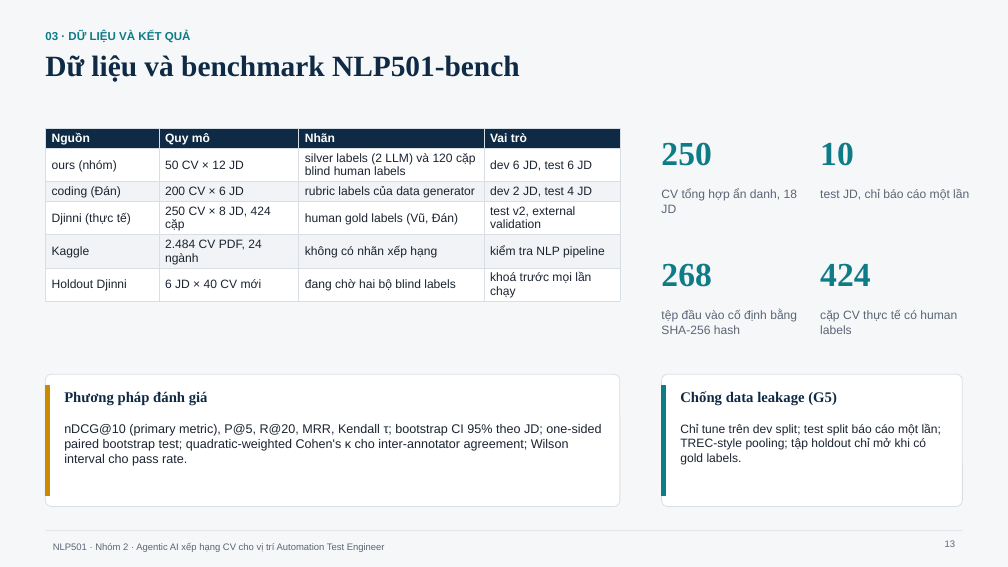
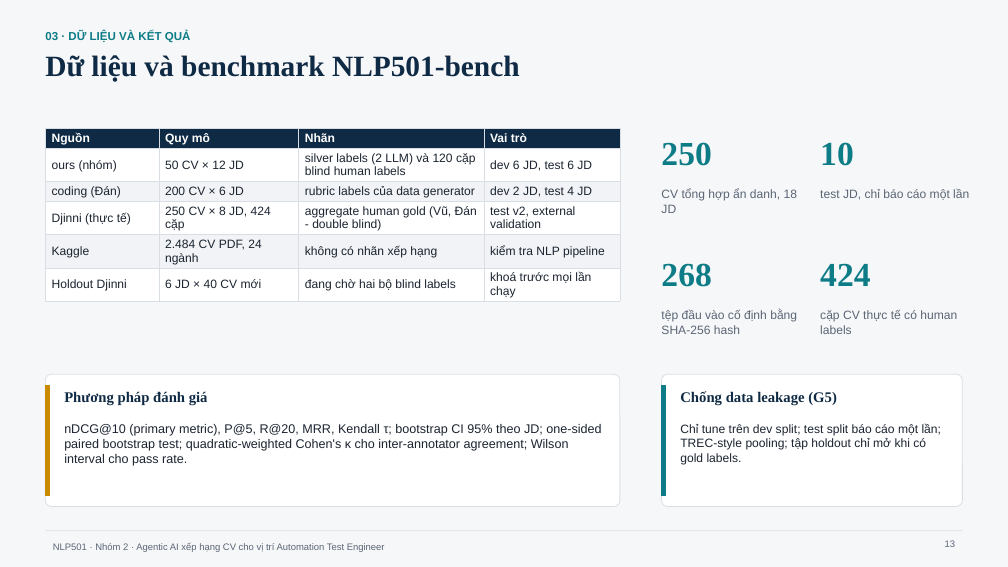
Before and after one commit to ZgsNat/NLP501.22_GROUP_2, a slide deck: slide 13 of NLP501_Nhom2_BaoCaoCuoiKy_v13.pptx. Drawn at 1008x567 pixels with LibreOffice and Linux fonts; fonts in the diff are those of the drawing. Boxes give left, top, right and bottom in pixels: in the first picture for what was removed or moved away, otherwise in the second. Text is boxed around its words. In the diff, an @@ line names an element or a change of style, - is before the commit and + after.

Commit message:
docs(deck): clarify double-blind Dual-annotator Aggregate Human Gold in v13 slide 13, 21 and script

```diff
--- a/NLP501_Nhom2_BaoCaoCuoiKy_v13.pptx
+++ b/NLP501_Nhom2_BaoCaoCuoiKy_v13.pptx
@@ table at [45, 129, 620, 301] @@
-row 4, column 3: human gold labels (Vũ, Đán)
+row 4, column 3: aggregate human gold (Vũ, Đán - double blind)
```
Also in this commit, not shown: 1 other slide changed, 1 other file.
